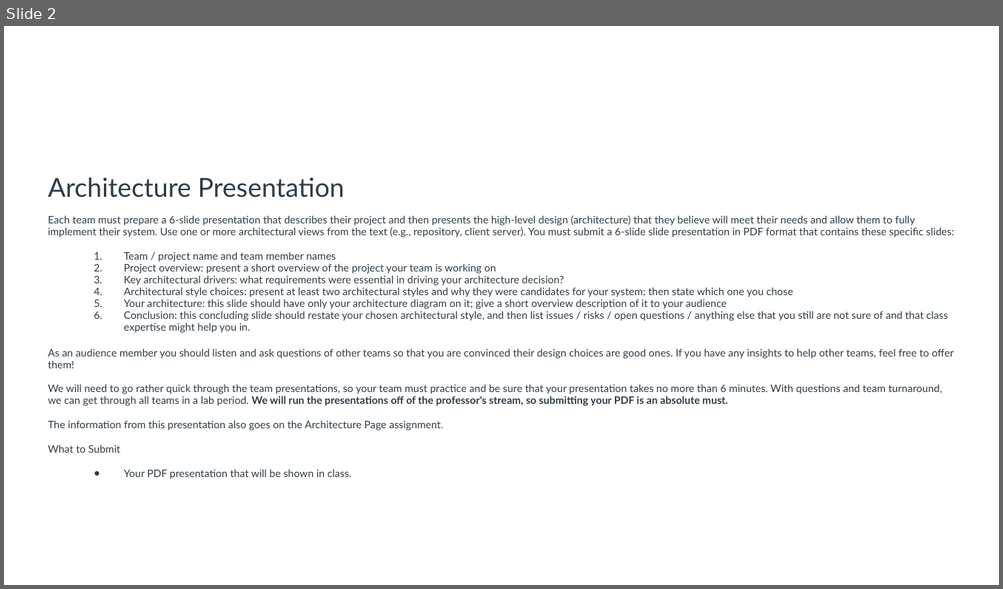
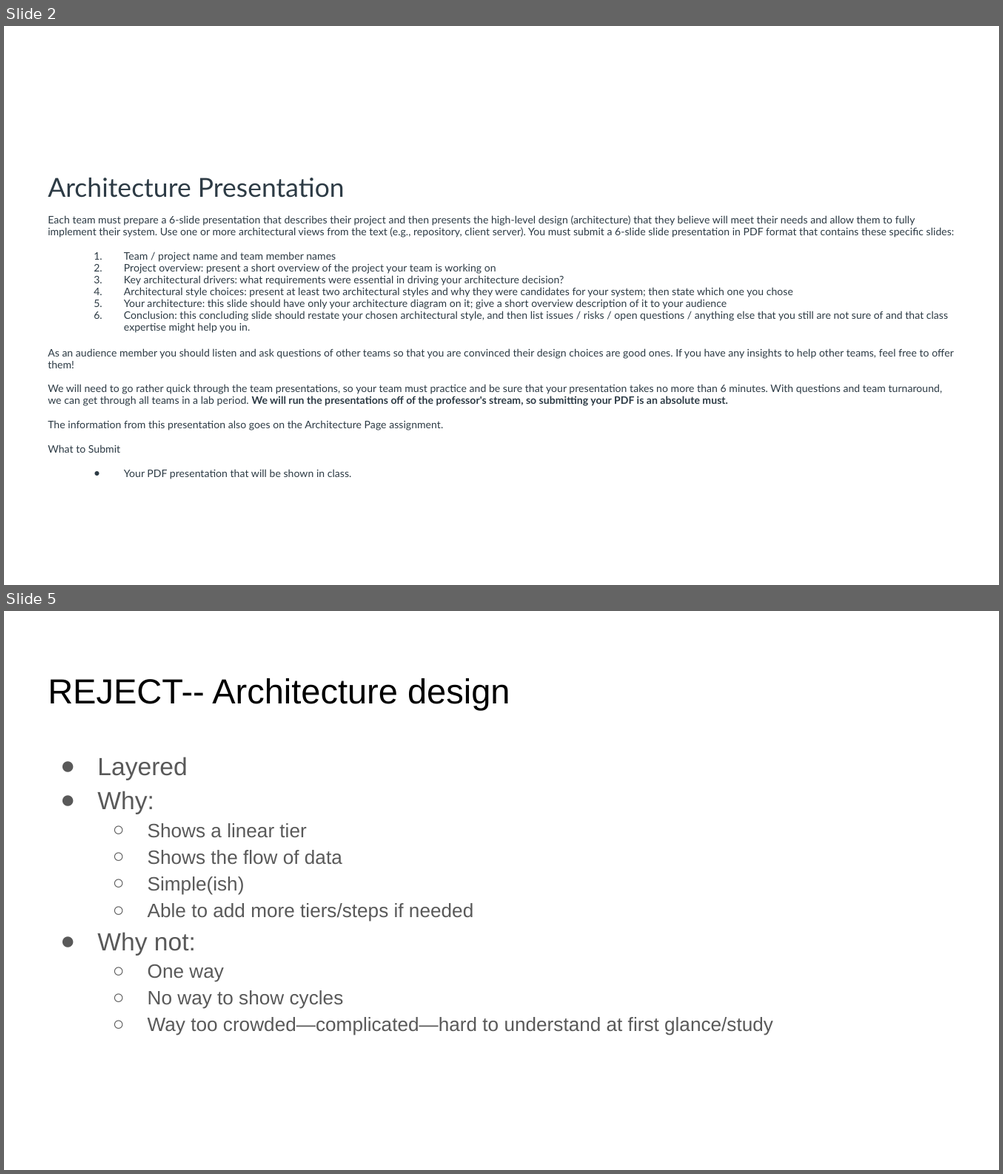
Before and after one commit to N3rdGirl-365/NotificationCentral, a slide deck: Notification Central Arch Pres.pptx. Shown one above the other, each under a label of ours: slide 2 before the commit, slides 2 and 5 after it; the slides between them are not shown. The pictures are 1003x589 and 1003x1174 pixels, drawn with LibreOffice and Linux fonts; fonts in the diff are those of the drawing. Boxes give left, top, right and bottom in pixels: in the first picture for what was removed or moved away, otherwise in the second. Text is boxed around its words. In the diff, an @@ line names an element or a change of style, - is before the commit and + after.

```diff
--- a/Notification Central Arch Pres.pptx
+++ b/Notification Central Arch Pres.pptx
@@ slide 5 added at box(4, 611, 999, 1170), background #FFFFFF @@
@@ title added at box(48, 678, 510, 710), 25.2 pt, text #000000 @@
+REJECT-- Architecture design
@@ text added at box(97, 757, 773, 1036), 14 pt, text #595959 @@
+● Layered
+● Why:
+  ○ Shows a linear tier
+  ○ Shows the flow of data
+  ○ Simple(ish)
+  ○ Able to add more tiers/steps if needed
+● Why not:
+  ○ One way
+  ○ No way to show cycles
+  ○ Way too crowded—complicated—hard to understand at first glance/study
```
Also in this commit, not shown: 2 slides changed, 2 other slides added.
